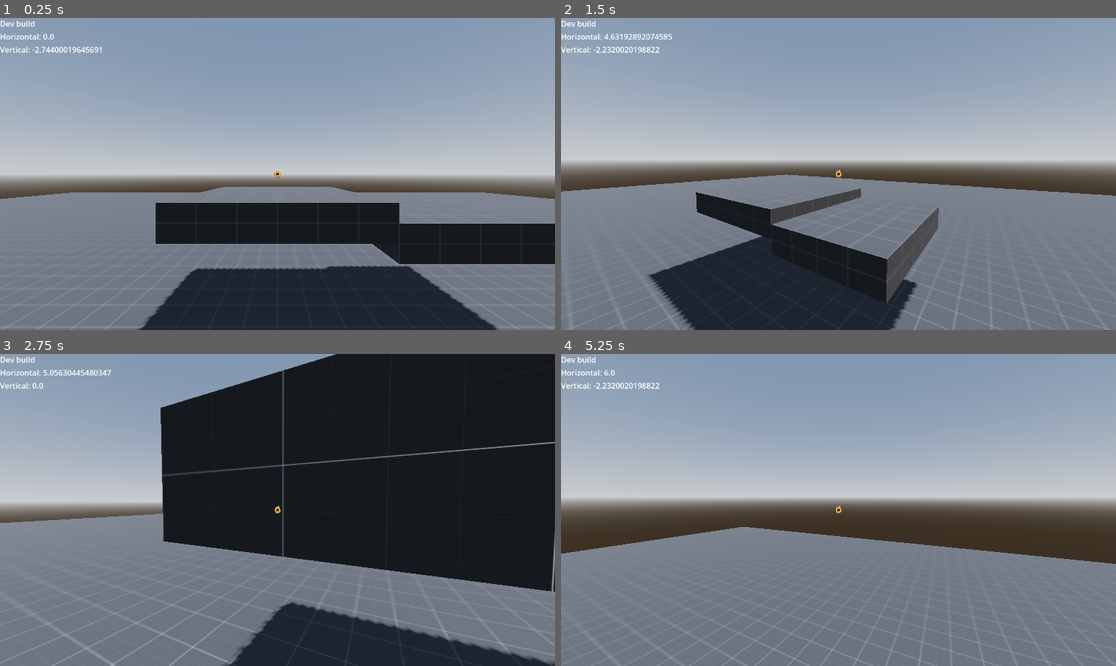
Above: before the commit, frames 1-4 (two rows, left to right).
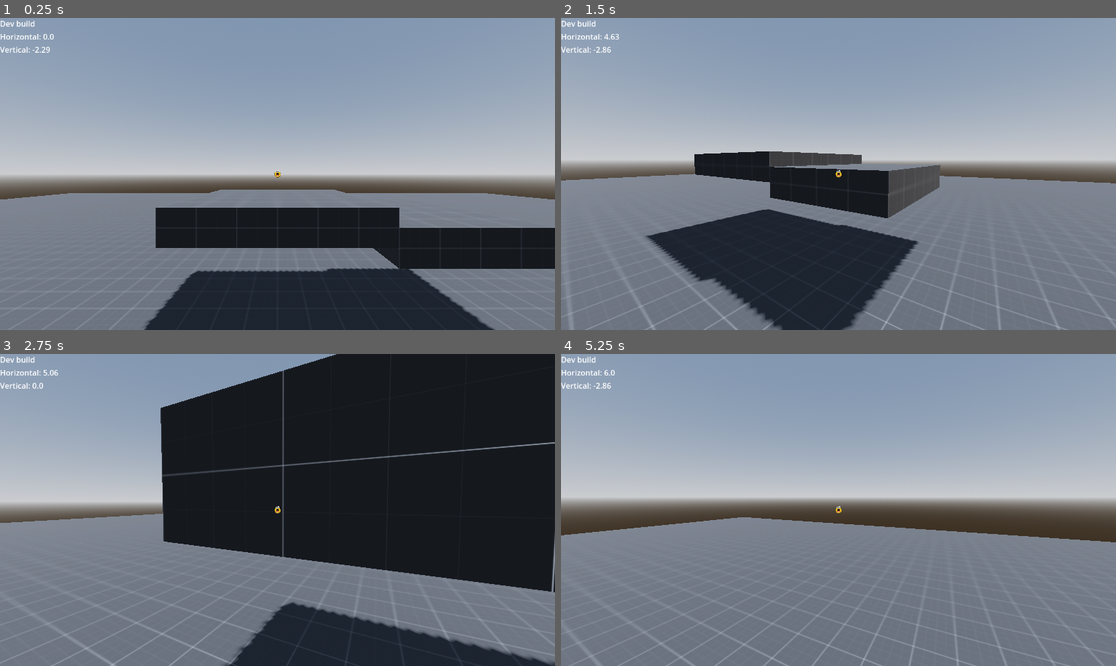
Above: after the commit, the same moments.

Repository: Kollyr552/gracelike
Game: Godot game, scene res://src/world.tscn
Same seed, same stepped clock (60 frames per second), same inputs: the game is played once before the commit and once after it.
Inputs (mouse positions are in pixels of both pictures, inside the frame that each line leads up to):
- Up to frame 1 (0.25 s): no input
- Up to frame 2 (1.5 s): move the mouse to (960, 158) at 0.52 s; hold D (move_right) 0.53-1.28 s; hold Middle mouse button (change_mouse_capture) 0.53-1.28 s; click (960, 158) at 0.67 s; tap Space (move_jump) at 0.77 s; move the mouse to (810, 174) at 1.27 s; hold W (move_forward) from 1.28 s (still down); tap Shift (move_crouch) at 1.35 s
- Up to frame 3 (2.75 s): keep holding W (move_forward); tap Space (move_jump) at 1.52 s; move the mouse to (288, 503) at 2.02 s; hold Right mouse button (move_run) from 2.03 s (still down)
- Up to frame 4 (5.25 s): keep holding W (move_forward); move the mouse to (832, 516) at 2.77 s; release Right mouse button (move_run) at 2.78 s; tap Middle mouse button (change_mouse_capture) at 2.85 s; click (832, 516) at 2.92 s; tap Space (move_jump) at 3.02, 3.77, 4.52 s; move the mouse to (877, 513) at 3.52 s; hold Shift (move_crouch) 3.53-4.28 s; move the mouse to (794, 506) at 4.27 s; right-click (794, 506) at 4.35 s; move the mouse to (844, 510) at 5.02 s; hold Middle mouse button (change_mouse_capture) from 5.03 s (still down); click (844, 510) at 5.17 s

The runs differ from the first frame. In frame 1, 3.3% of the frame differs, in the area x 0-100%, y 9-100%; in frame 2, 16%, in the area x 0-100%, y 5-100%; in frame 3, 0.3%; in frame 4, 5.4%.

Commit message:
slope snap length increase
hopefully fixed player losing contact with slopes when sliding down

Diff:
--- a/src/player.gd
+++ b/src/player.gd
@@ -21,7 +21,7 @@
 @export_range(0.0, 1.0) var slide_turn_speed: float = 0.7
 
 @export var jump_velocity: float = 3.5
-@export var gravity_mult: float = 1.2
+@export var gravity_mult: float = 1.0
 
 @export_category("Camera")
 @export var mouse_sensitivity: float = 2.0
@@ -193,6 +193,7 @@
 	velocity.x = h_vel.x
 	velocity.z = h_vel.z
 
+
 	if Input.is_action_just_released("move_crouch"):
 		if Input.is_action_pressed("move_run"):
 			action = Action.RUN
--- a/src/player.tscn
+++ b/src/player.tscn
@@ -12,10 +12,11 @@
 
 [node name="Player" type="CharacterBody3D"]
 collision_layer = 2
-floor_snap_length = 1.0
+floor_max_angle = 1.0472
+floor_snap_length = 4.0
 script = ExtResource("1_lowyb")
 slide_friction = 0.15
-jump_velocity = 6.0
+jump_velocity = 4.0
 crouch_camera_height = 0.6
 default_camera_height = 1.6
 camera_crouch_speed = 12.0
--- a/src/player_hud.gd
+++ b/src/player_hud.gd
@@ -4,5 +4,5 @@
 @onready var v_speed_label: Label = %VSpeedLabel
 
 func set_speed_labels(vel: Vector3) -> void:
-	v_speed_label.text = ("Vertical: %s" % vel.y)
-	h_speed_label.text = ("Horizontal: %s" % Vector2(vel.x, vel.z).length())
+	v_speed_label.text = ("Vertical: %s" % snappedf(vel.y, 0.01))
+	h_speed_label.text = ("Horizontal: %s" % snappedf(Vector2(vel.x, vel.z).length(), 0.01))
